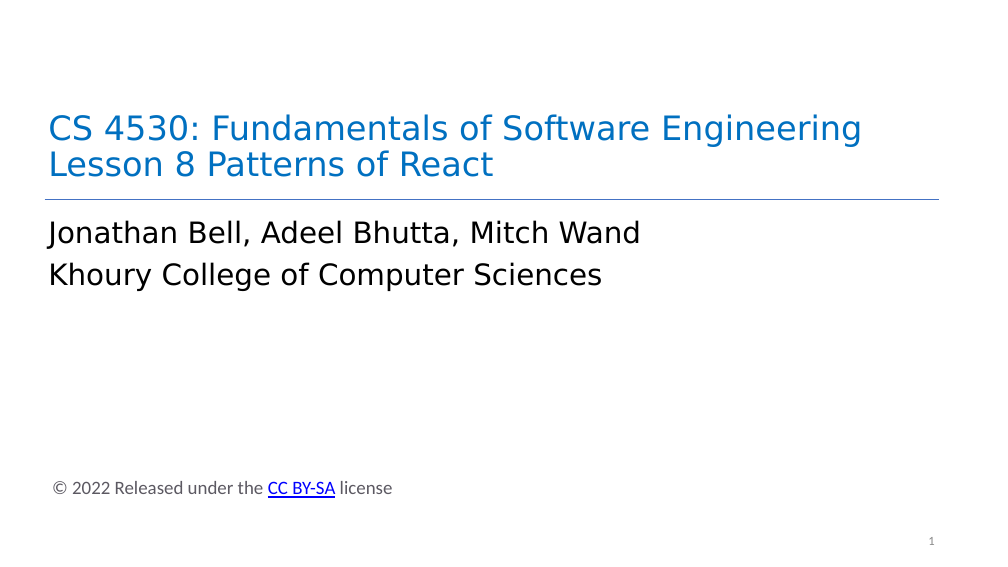
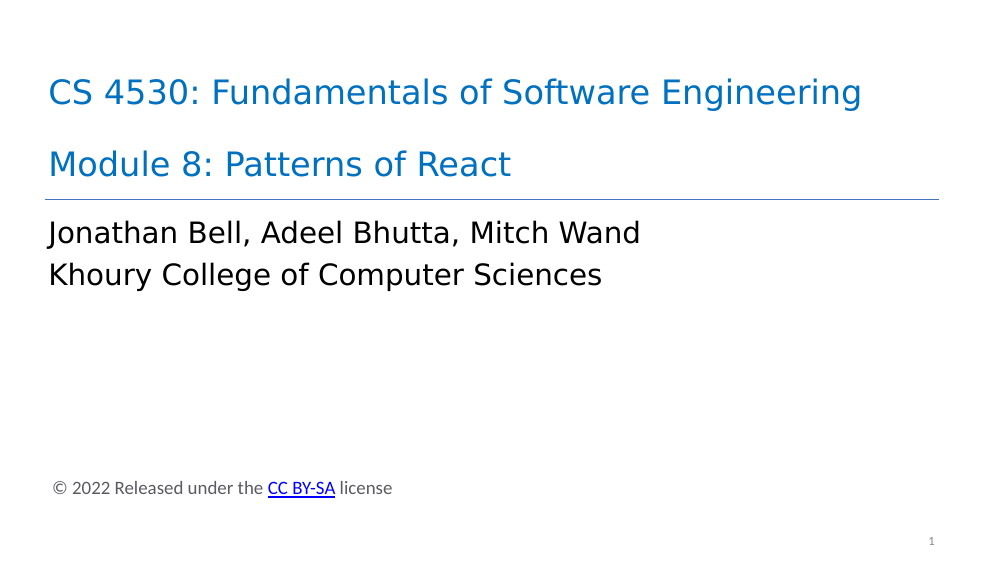
Before and after one commit to neu-se/CS4530-Fall-2022, a slide deck: slide 1 of Slides/Module 08 Patterns of React.pptx. Drawn at 1008x567 pixels with LibreOffice and Linux fonts; fonts in the diff are those of the drawing. Boxes give left, top, right and bottom in pixels: in the first picture for what was removed or moved away, otherwise in the second. Text is boxed around its words. In the diff, an @@ line names an element or a change of style, - is before the commit and + after.

```diff
--- a/Slides/Module 08 Patterns of React.pptx
+++ b/Slides/Module 08 Patterns of React.pptx
@@ title at (x1=48, y1=78, x2=862, y2=177): text changed @@
-CS 4530: Fundamentals of Software Engineering
-Lesson 8 Patterns of React
+CS 4530: Fundamentals of Software Engineering
+Module 8: Patterns of React
```
Also in this commit, not shown: 1 other file.
